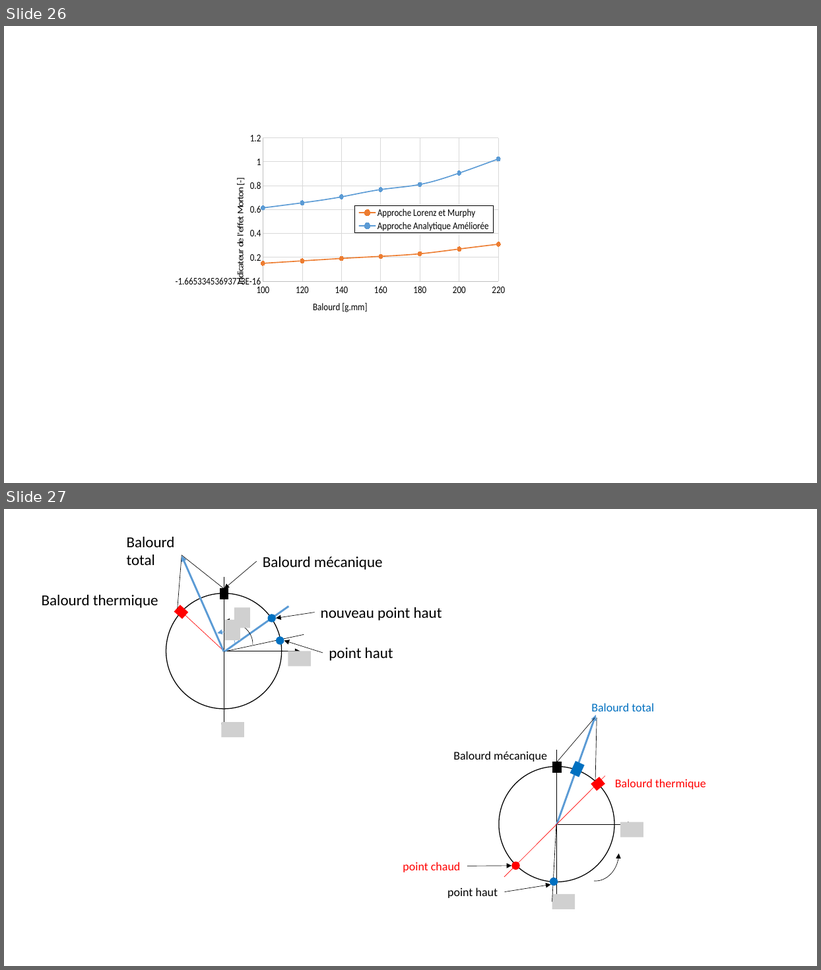
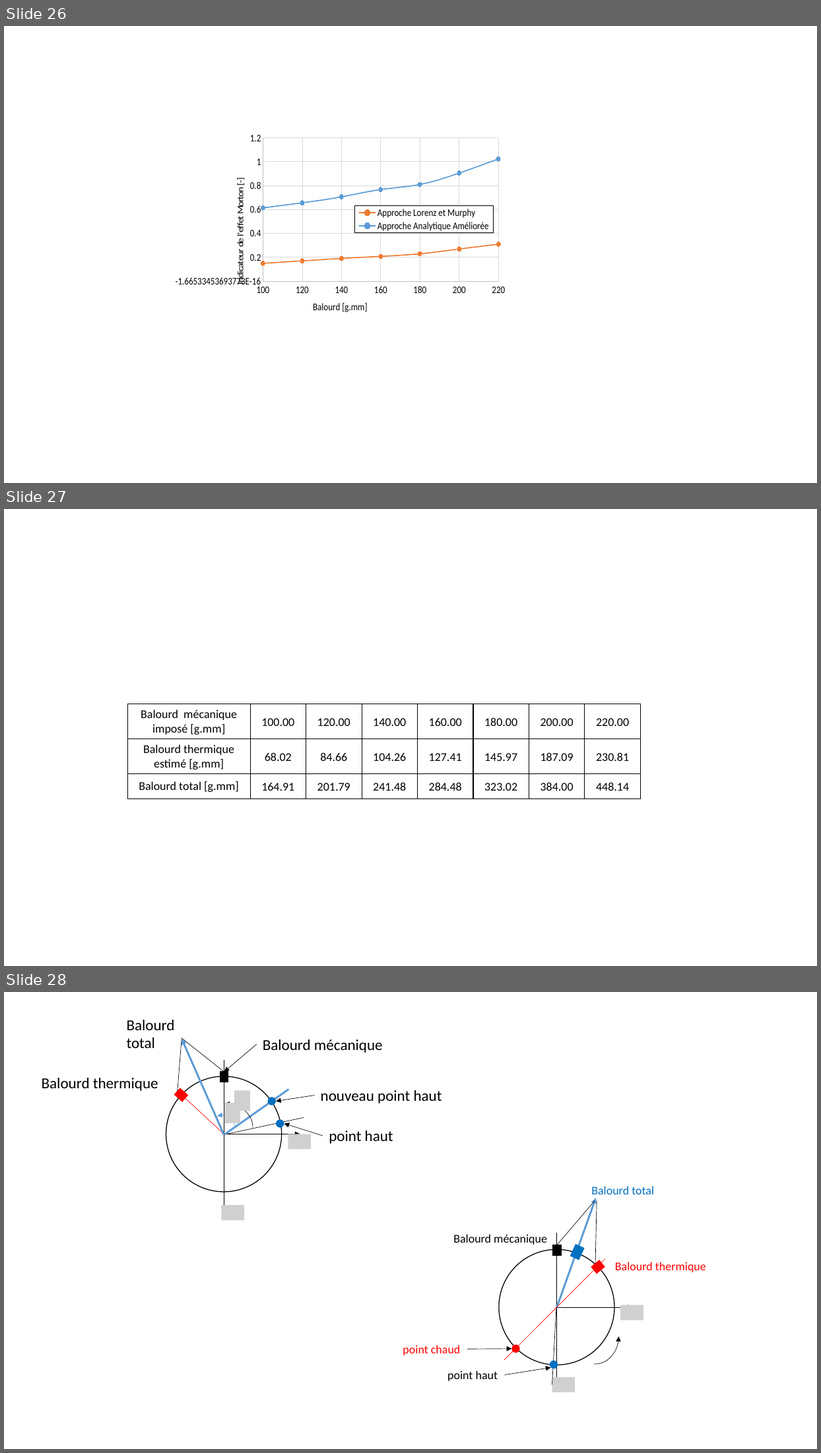
Before and after one commit to SilunZ/TheseME, a slide deck: CH5. analyses de l'effet Morton/Figure/Figures.pptx. Shown one above the other, each under a label of ours: slides 26 and 27 before the commit, slides 26, 27 and 28 after it. The pictures are 821x970 and 821x1453 pixels, drawn with LibreOffice and Linux fonts; fonts in the diff are those of the drawing; grey boxes stand for pictures. Boxes give left, top, right and bottom in pixels: in the first picture for what was removed or moved away, otherwise in the second. Text is boxed around its words. In the diff, an @@ line names an element or a change of style, - is before the commit and + after.

```diff
--- a/CH5. analyses de l'effet Morton/Figure/Figures.pptx
+++ b/CH5. analyses de l'effet Morton/Figure/Figures.pptx
@@ slide 27 added at [4,509,817,966], background #FFFFFF @@
@@ table added at [128,704,639,798], 3 rows, 8 columns @@
+Balourd mécanique imposé [g.mm] | 100.00 | 120.00 | 140.00 | 160.00 | 180.00 | 200.00 | 220.00
+Balourd thermique estimé [g.mm] | 68.02 | 84.66 | 104.26 | 127.41 | 145.97 | 187.09 | 230.81
+Balourd total [g.mm] | 164.91 | 201.79 | 241.48 | 284.48 | 323.02 | 384.00 | 448.14
@@ what was slide 27 is now slide 28 @@
```
Also in this commit, not shown: 1 slide changed, 2 other files.
